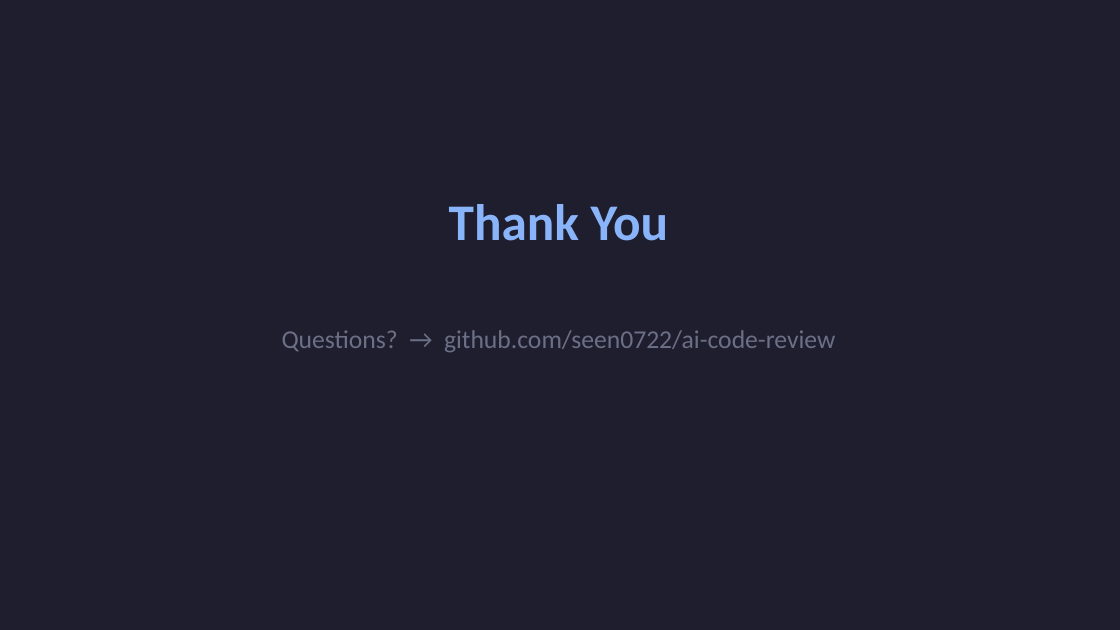
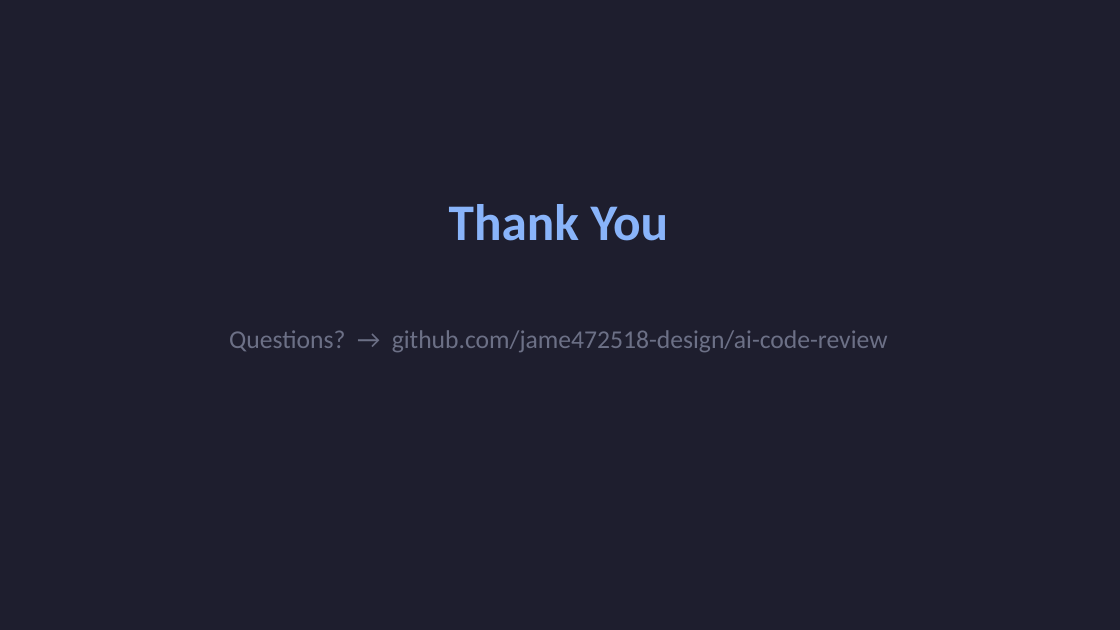
Before and after one commit to jame472518-design/ai-code-review, a slide deck: slide 38 of docs/SOP-cross-platform.pptx. Drawn at 1120x630 pixels with LibreOffice and Linux fonts; fonts in the diff are those of the drawing. Boxes give left, top, right and bottom in pixels: in the first picture for what was removed or moved away, otherwise in the second. Text is boxed around its words. In the diff, an @@ line names an element or a change of style, - is before the commit and + after.

```diff
--- a/docs/SOP-cross-platform.pptx
+++ b/docs/SOP-cross-platform.pptx
@@ text at (229,330,888,352): text changed @@
-Questions? → github.com/seen0722/ai-code-review
+Questions? → github.com/jame472518-design/ai-code-review
```
Also in this commit, not shown: 1 other slide changed, 4 other files.
